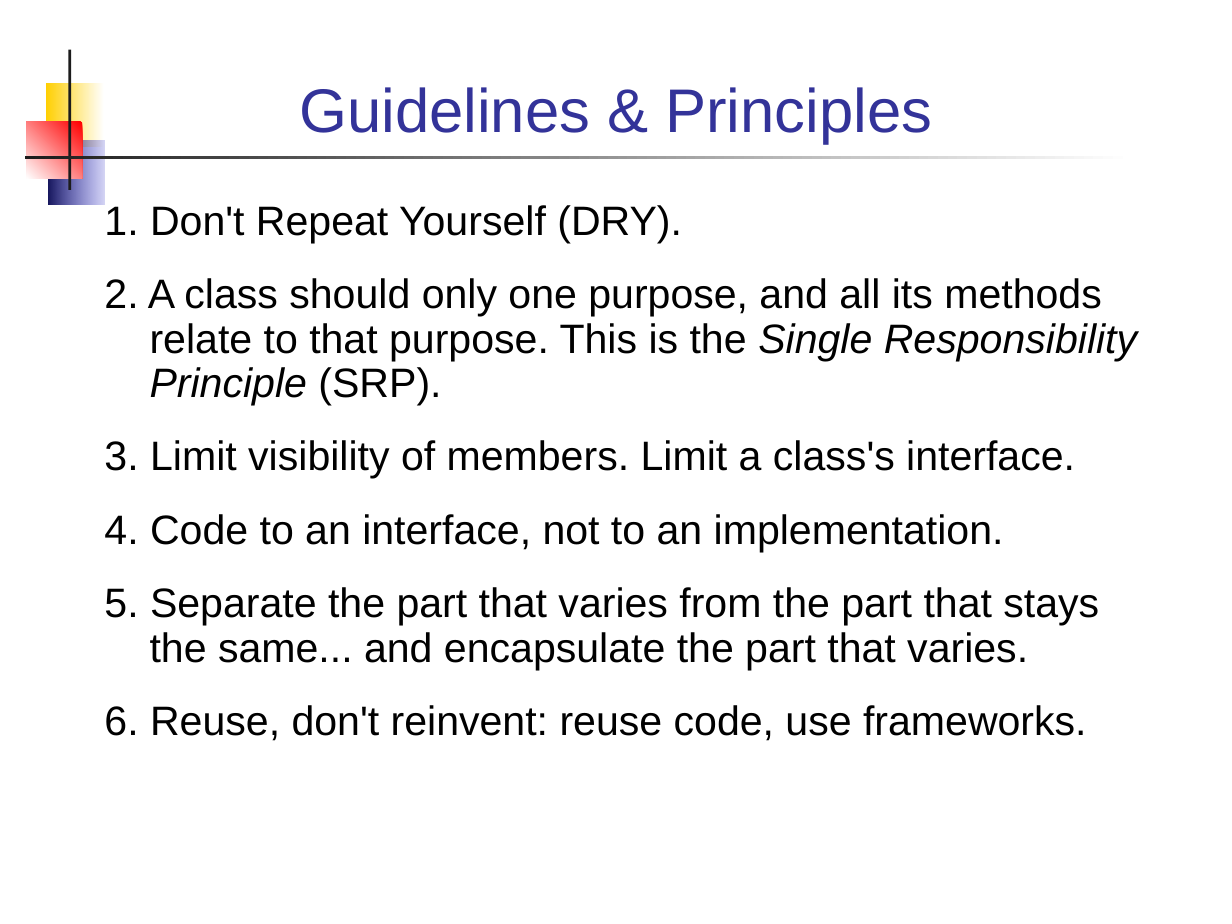
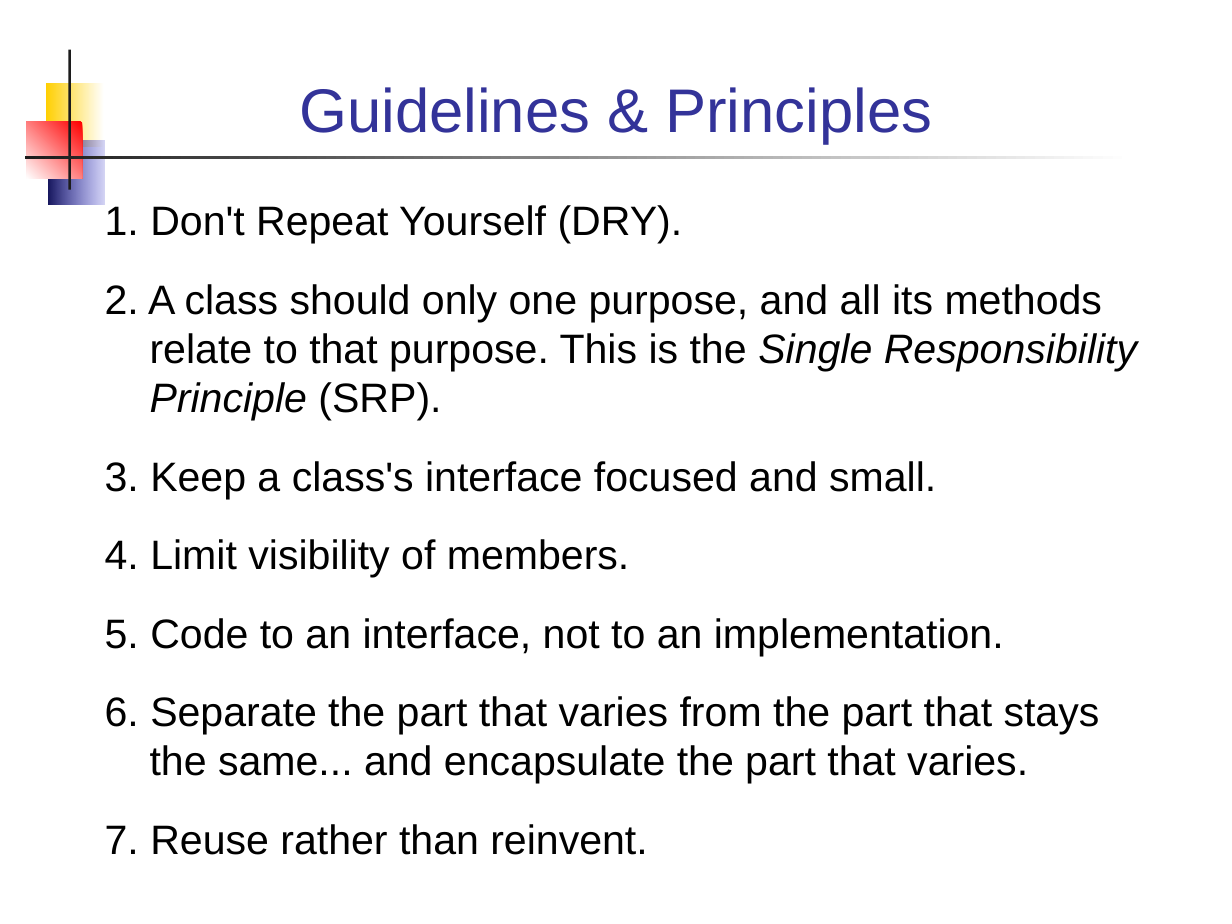
Before and after one commit to skeoop/skeoop.github.io, a slide deck: slide 2 of design-principles/Principles-for-Good-Code.ppt. Drawn at 1232x924 pixels with LibreOffice and Linux fonts; fonts in the diff are those of the drawing. Boxes give left, top, right and bottom in pixels: in the first picture for what was removed or moved away, otherwise in the second. Text is boxed around its words. In the diff, an @@ line names an element or a change of style, - is before the commit and + after.

```diff
--- a/design-principles/Principles-for-Good-Code.ppt
+++ b/design-principles/Principles-for-Good-Code.ppt
@@ text at (x1=105, y1=205, x2=1137, y2=421): indent changed; line spacing 0.9 to 1 @@
@@ text at (x1=105, y1=461, x2=1100, y2=855): text changed @@
-3. Limit visibility of members. Limit a class's interface.
-4. Code to an interface, not to an implementation.
-5. Separate the part that varies from the part that stays the same... and encapsulate the part that varies.
-6. Reuse, don't reinvent: reuse code, use frameworks.
+3. Keep a class's interface focused and small.
+4. Limit visibility of members.
+5. Code to an interface, not to an implementation.
+6. Separate the part that varies from the part that stays the same... and encapsulate the part that varies.
+7. Reuse rather than reinvent.
```
Also in this commit, not shown: 8 other slides changed, 5 other files.
